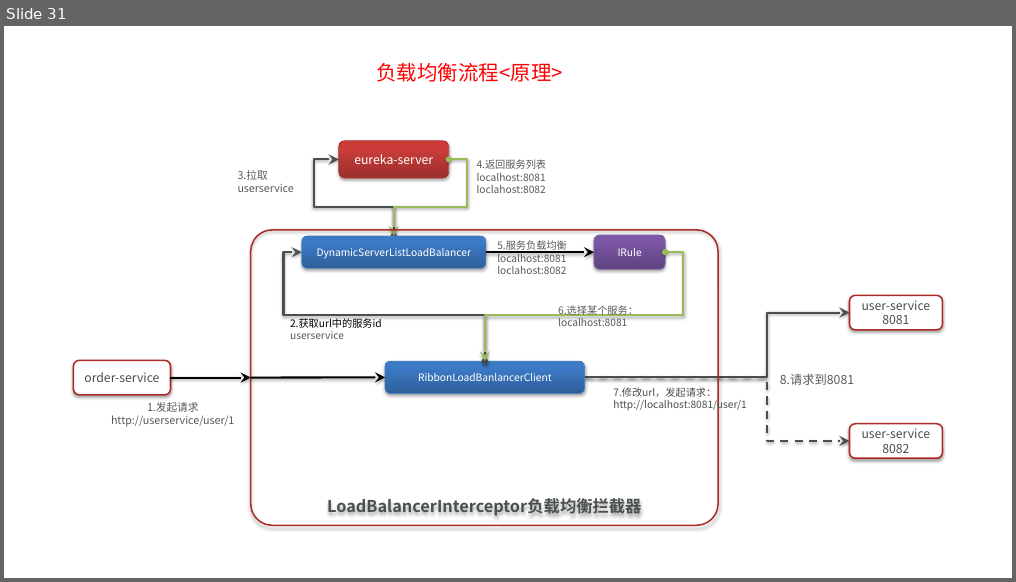
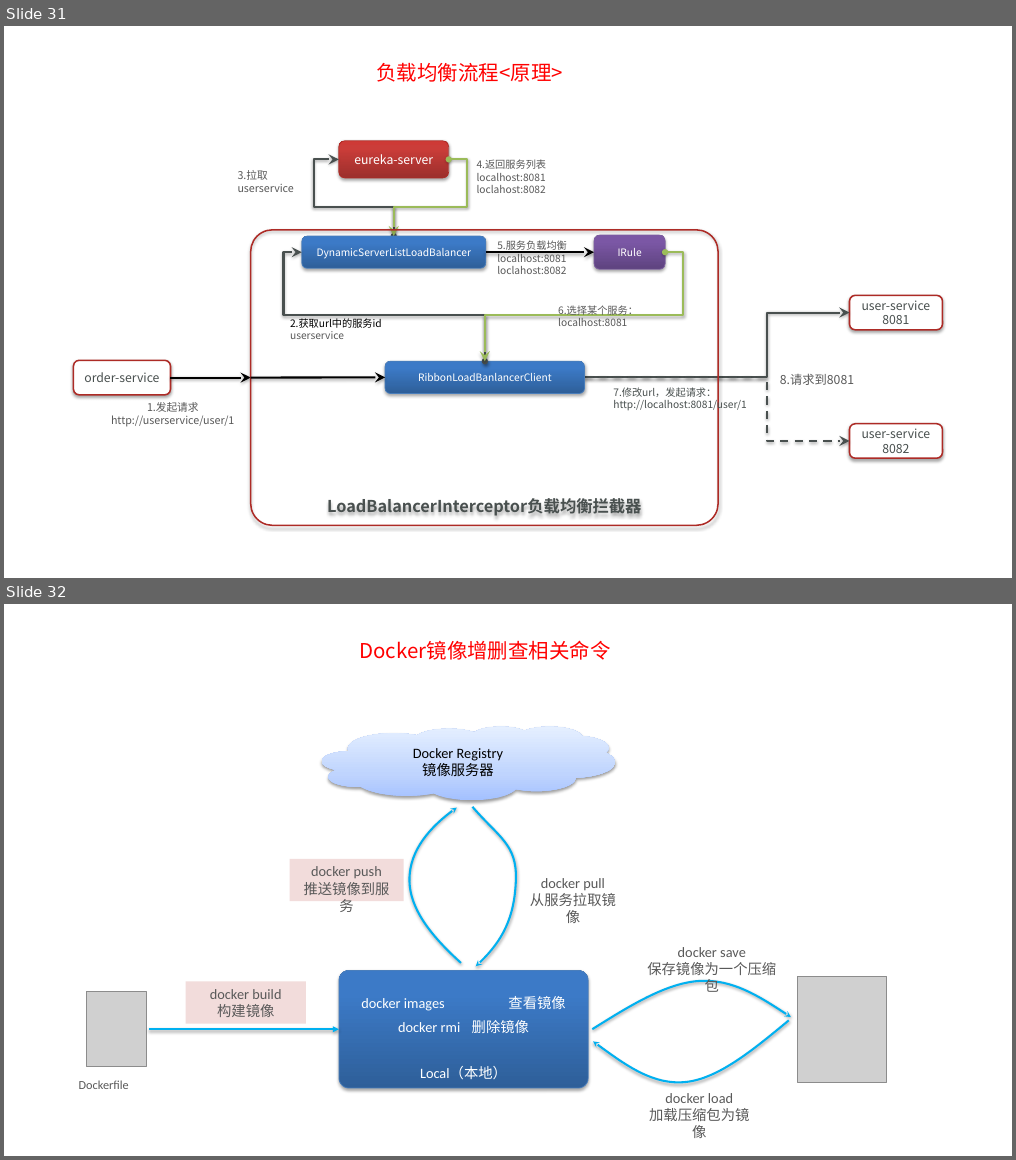
Before and after one commit to Qlj-1966910355/Learning-Materials, a slide deck: learn-file/新建 Microsoft Office PowerPoint 演示文稿.pptx. Shown one above the other, each under a label of ours: slide 31 before the commit, slides 31 and 32 after it. The pictures are 1016x582 and 1016x1160 pixels, drawn with LibreOffice and Linux fonts; fonts in the diff are those of the drawing; grey boxes stand for pictures. Boxes give left, top, right and bottom in pixels: in the first picture for what was removed or moved away, otherwise in the second. Text is boxed around its words. In the diff, an @@ line names an element or a change of style, - is before the commit and + after.

```diff
--- a/learn-file/新建 Microsoft Office PowerPoint 演示文稿.pptx
+++ b/learn-file/新建 Microsoft Office PowerPoint 演示文稿.pptx
@@ slide 32 added at box(4, 604, 1012, 1156), background #FFFFFF @@
@@ text added at box(360, 640, 611, 660), 20 pt, text #FF0000 @@
+Docker镜像增删查相关命令
@@ cloud added at box(322, 726, 615, 800), fill gradient #A4C4FF to #BFD4FF to #E6EEFF, 14 pt, text #000000 @@
+Docker Registry
+镜像服务器
@@ freeform shape added at box(409, 808, 461, 963), outline #00B0F0 2 pt @@
@@ freeform shape added at box(473, 807, 516, 967), outline #00B0F0 2 pt @@
@@ rectangle added at box(289, 859, 404, 901), fill #F2DCDB, 14 pt, text #595959 @@
+docker push
+推送镜像到服务
@@ text added at box(530, 878, 616, 923), 14 pt, text #595959 @@
+docker pull
+从服务拉取镜像
@@ text added at box(647, 947, 776, 992), 14 pt, text #595959 @@
+docker save
+保存镜像为一个压缩包
@@ picture added at box(86, 991, 146, 1066) @@
@@ rectangle added at box(186, 981, 306, 1023), fill #F2DCDB, 14 pt, text #595959 @@
+docker build
+构建镜像
@@ rounded rectangle added at box(339, 970, 588, 1088), fill gradient #2F5F99 to #3D7CC7 to #3A7CCB, outline #4B7EBC 0.75 pt, 14 pt, text #FFFFFF @@
+Local（本地）
@@ freeform shape added at box(590, 977, 791, 1029), outline #00B0F0 2 pt @@
@@ picture added at box(797, 976, 887, 1082) @@
@@ text added at box(361, 996, 565, 1011), 14 pt, text #FFFFFF @@
+docker images 查看镜像
@@ text added at box(398, 1020, 529, 1033), 14 pt, text #FFFFFF @@
+docker rmi 删除镜像
@@ freeform shape added at box(593, 1020, 793, 1090), outline #00B0F0 2 pt @@
@@ arrow added from (149, 1029) to (339, 1029), #00B0F0 2 pt @@
@@ text added at box(79, 1080, 129, 1089), 12 pt, text #595959 @@
+Dockerfile
@@ text added at box(649, 1093, 749, 1138), 14 pt, text #595959 @@
+docker load
+加载压缩包为镜像
```
Also in this commit, not shown: 1 other slide added, 2 other files.
